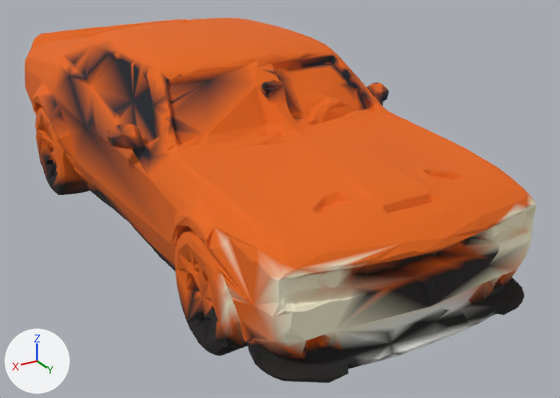
One commit to the glTF model scripts/assets/models/vehicles/challenger_lod1.glb: the scene before it, then after it.
Rendered twice from a 50 mm camera at (115.0, 220.0, 115.0) aimed at (-9.0, 15.0, 12.0). Lighting does not change. The marker at lower left points along +X, +Y and +Z. The picture after the commit comes second. Where no turn or scale is listed for an object, it has been applied to the vertices. Vertices at exactly the same position are counted once.

In view in the first picture: 'geometry_0'.
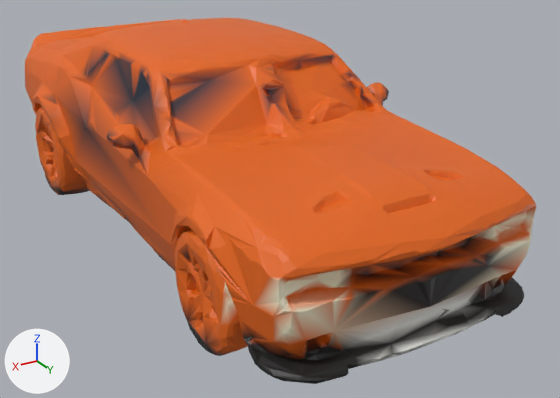
What differs and where, as boxes (x1, y1, x2, y2) in the pictures (560 x 398 px):
'geometry_0', reshaped: before (25, 18, 536, 383); after (25, 18, 536, 384)
part 1 of me_geometry_0, reshaped: before (186, 274, 523, 383); after (176, 269, 523, 384)
part 2 of me_geometry_0, reshaped: (35, 114, 90, 195) in both
part 3 of me_geometry_0, recoloured: (25, 19, 536, 363) in both
part 4 of me_geometry_0, recoloured: (25, 18, 536, 381) in both

The change, as a diff of the scene's bpy script:
```diff
--- a/scripts/assets/models/vehicles/challenger_lod1.glb.py
+++ b/scripts/assets/models/vehicles/challenger_lod1.glb.py
@@ mat_geometry_0 @@
+mat_geometry_0 = bpy.data.materials.new('geometry_0')
+mat_geometry_0.use_nodes = True; mat_geometry_0.node_tree.nodes.clear()
+_N = mat_geometry_0.node_tree.nodes; _L = mat_geometry_0.node_tree.links
+n0 = _N.new('ShaderNodeBsdfPrincipled'); n0.name = 'Principled BSDF'
+n1 = _N.new('ShaderNodeOutputMaterial'); n1.name = 'Material Output'
+n2 = _N.new('ShaderNodeVertexColor'); n2.name = 'Color Attribute'
+_L.new(n0.outputs[0], n1.inputs[0])  # 'BSDF' to 'Surface'
+_L.new(n2.outputs[0], n0.inputs[0])  # 'Color' to 'Base Color'
@@ me_geometry_0 @@
 # used by ob_geometry_0; location = (0.0, 0.0, 0.0)
-me_geometry_0.from_pydata(...)  # 8692 vertices, 17693 faces; spans x -47.0..51.0, y -108.0..104.0, z -1.0..66.0
+me_geometry_0.from_pydata(...)  # 8883 vertices, 18071 faces; spans x -47.0..51.0, y -108.0..104.0, z -1.0..66.0
+# me_geometry_0 part 1: 5 vertices moved from x -39.0..44.0, y 54.0..89.0, z 6.0..18.0 to x -39.0..44.0, y 54.0..89.0, z 6.0..19.0; 31 vertices removed from x -42.0..46.0, y 50.0..103.0, z 4.0..20.0; 135 vertices added at x -42.0..46.0, y 49.0..103.0, z 2.0..20.0
+# me_geometry_0 part 2: 3 vertices moved within x 34.0..49.0, y -70.0..-10.0, z 8.0..13.0; 15 vertices removed from x 25.0..49.0, y -75.0..-24.0, z 5.0..23.0; 61 vertices added at x 23.0..49.0, y -75.0..-21.0, z 6.0..24.0
+# me_geometry_0 part 3: 14459 kept faces spanning x -47.0..51.0, y -108.0..104.0, z -1.0..63.0 get new vertex colours
+# me_geometry_0 part 4: 16815 faces spanning x -47.0..51.0, y -108.0..104.0, z -1.0..66.0 switch from mat_funnycar_vcol to mat_geometry_0
+# other edits to the shape of me_geometry_0 do not show in these pictures
```
